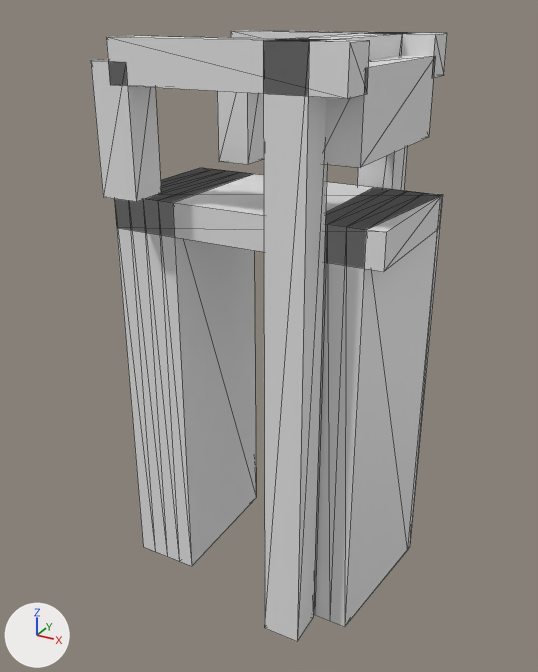
The glTF model models/giessenburg/giessenburg-brug-67d638c3/giessenburg-brug-67d638c3.glb, before and after one commit.
Both versions are drawn from a camera (50 mm lens) standing at (8.11, -15.16, 4.17) and looking at (-0.14, -0.16, -3.33). Lighting does not change. The marker at lower left points along +X, +Y and +Z. The older version comes first. Mesh edges are drawn as thin lines.

In view in the first picture: 'building:balans', 'building:balans 2', 'building:contragewicht', 'building:hamei', 'building:hamei 2', 'building:hangstang', 'building:hangstang 2', 'building:portaal', 'road:dek', 'road:landhoofd (aangenomen)', 'road:landhoofd (aangenomen) 2'.
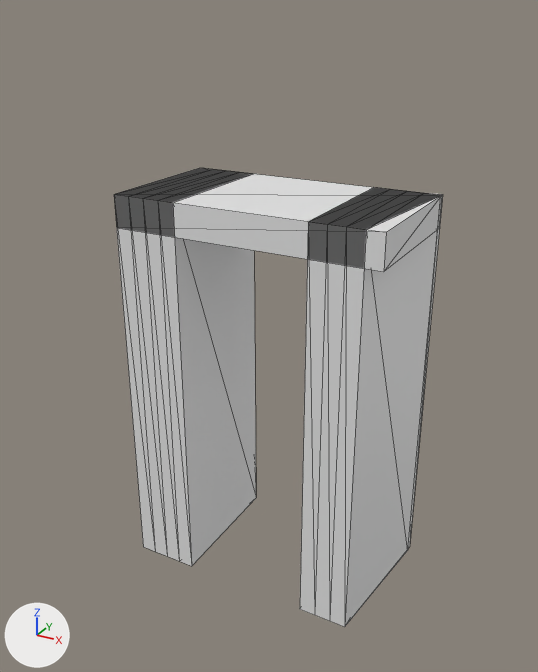
Changed parts and their boxes (x1, y1, x2, y2) in the pictures (538 x 672 px):
'building:hamei 2', deleted: before (263, 39, 327, 641)
'building:balans 2', deleted: before (106, 36, 370, 99)
'building:contragewicht', deleted: before (324, 56, 435, 167)
'building:hangstang 2', deleted: before (91, 59, 161, 202)
'building:hangstang', deleted: before (217, 91, 264, 165)
'building:balans', deleted: before (231, 30, 447, 78)
'building:hamei', deleted: before (357, 32, 407, 191)
'building:portaal', deleted: before (278, 33, 407, 60)

The change in detail:
Object 'building:hamei' (ob_building_hamei) is deleted.
Object 'building:hamei 2' (ob_building_hamei_2) is deleted.
Object 'building:portaal' (ob_building_portaal) is deleted.
Object 'building:balans' (ob_building_balans) is deleted.
Object 'building:hangstang' (ob_building_hangstang) is deleted.
Object 'building:balans 2' (ob_building_balans_2) is deleted.
Object 'building:hangstang 2' (ob_building_hangstang_2) is deleted.
Object 'building:contragewicht' (ob_building_contragewicht) is deleted.
